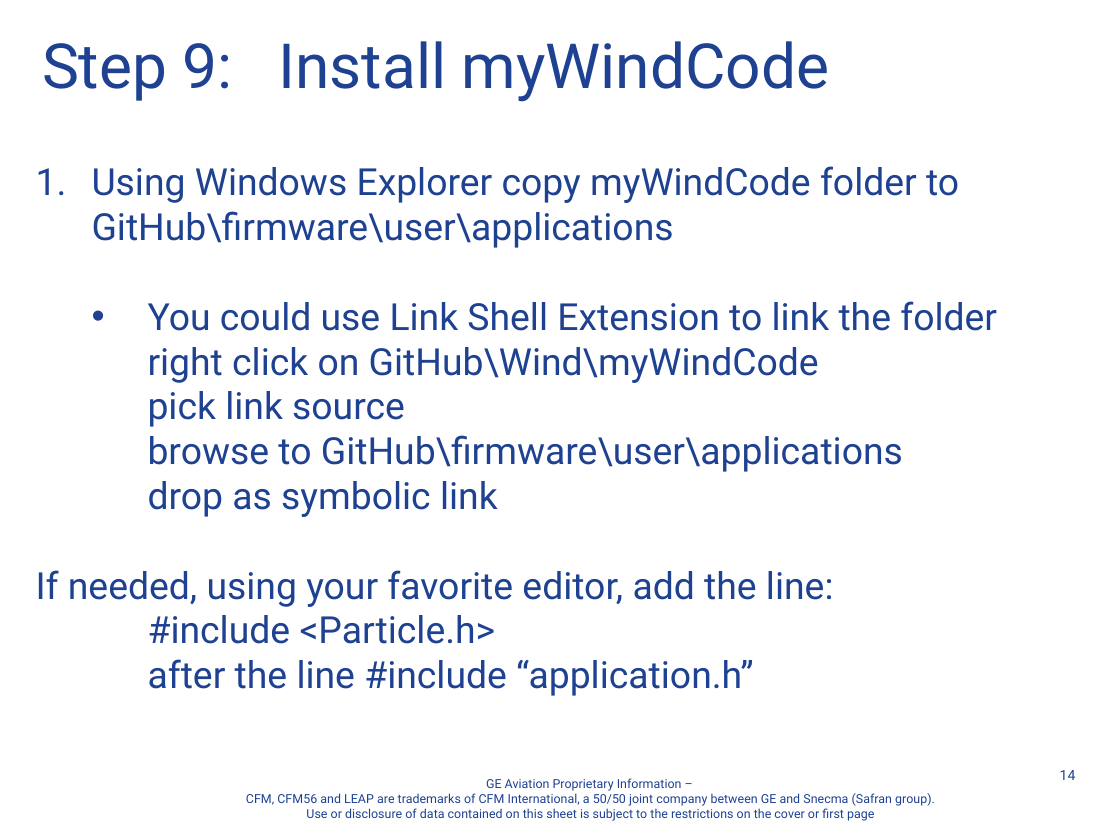
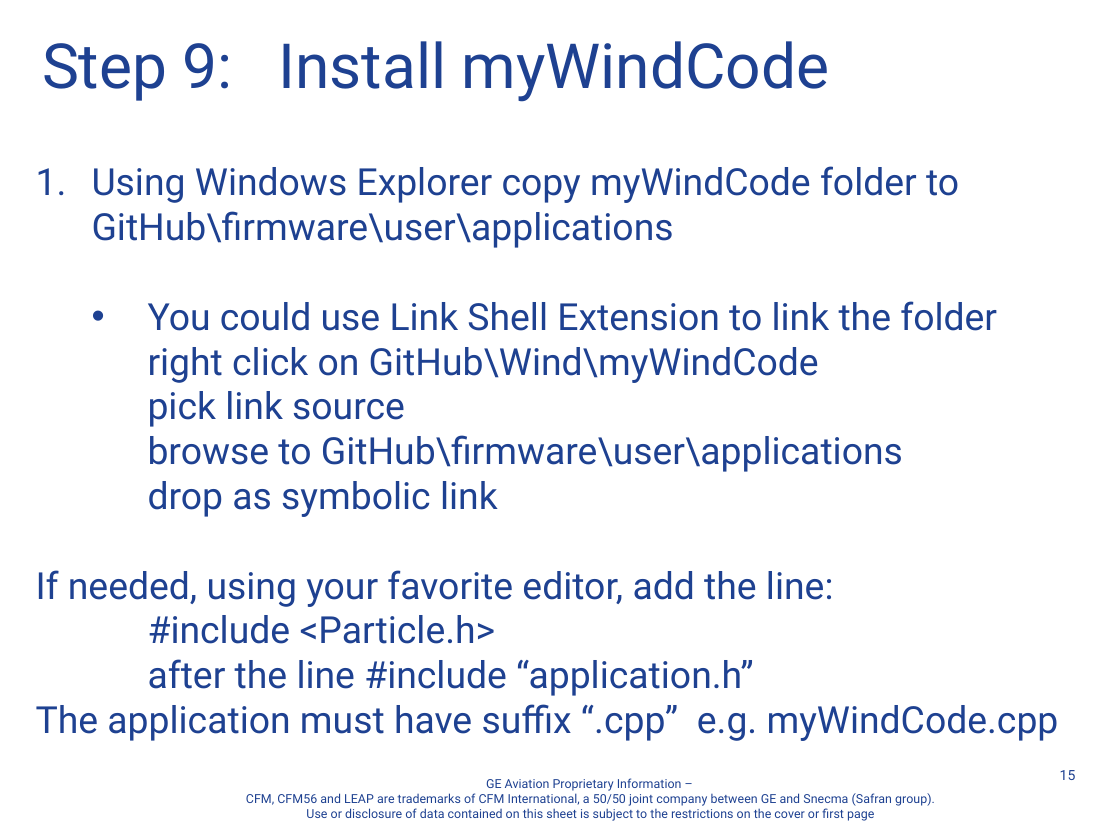
Before and after one commit to davegutz/Wind, a slide deck: slide 15 of Documentation/A Course Controls Laptop Setup Instructions Standalone Photon.pptx (slide 14 before the commit). Drawn at 1120x840 pixels with LibreOffice and Linux fonts; fonts in the diff are those of the drawing; background and template pictures are left out. Boxes give left, top, right and bottom in pixels: in the first picture for what was removed or moved away, otherwise in the second. Text is boxed around its words. In the diff, an @@ line names an element or a change of style, - is before the commit and + after.

Commit message:
tweak install  myWindCode.cpp not .ino

```diff
--- a/Documentation/A Course Controls Laptop Setup Instructions Standalone Photon.pptx
+++ b/Documentation/A Course Controls Laptop Setup Instructions Standalone Photon.pptx
@@ text at (36,704,1059,741): paragraph added @@
+The application must have suffix “.cpp” e.g. myWindCode.cpp
@@ page number at (1060,770,1076,780): text changed @@
-14
+15
```
Also in this commit, not shown: 6 other slides changed, 1 slide added.
